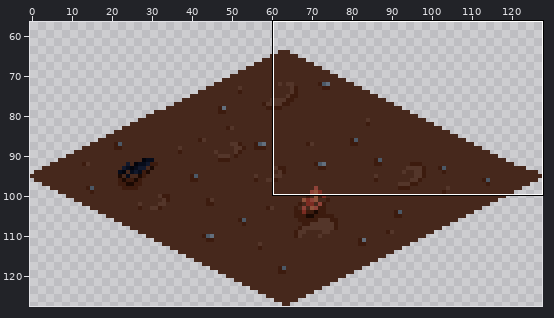
Sprite sheet -- MonoGameCross-PlatformDesktopApplication/Content/CompressedContent/textures/Environment/ground0.png. Above: a wide view before the commit, with the close-up outlined.
Close-up. Earlier state:
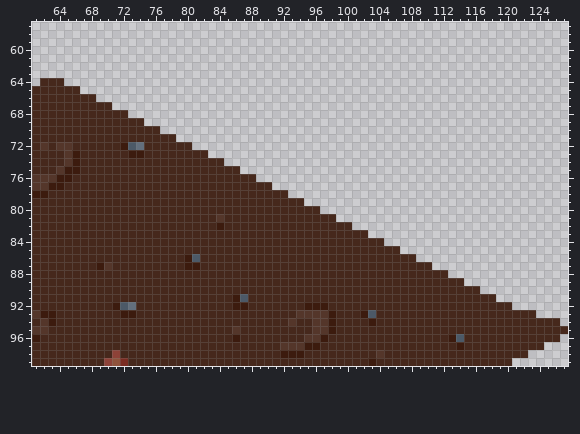
The file is 128x128 pixels. Shown: x 61..127, y 57..99. The wide view leaves out empty margins.
And afterwards:
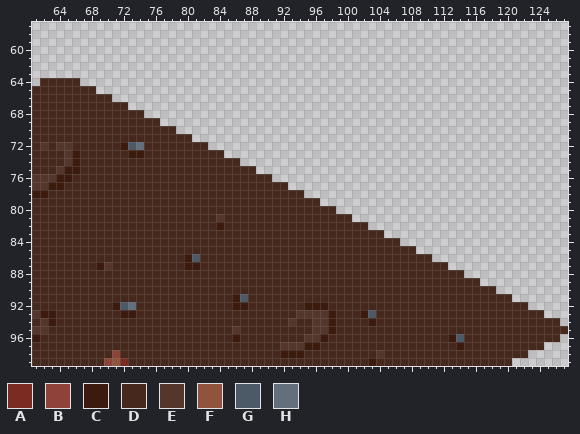
Palette (. is transparent): A #7b2c22  B #8e4238  C #3c1b0e  D #46281c  E #54362a  F #90533c  G #4c5967  H #636f7d
From old to new:
y 64: x 65..66 .. -> DD
y 65: x 67..68 .. -> DD
y 66: x 69..70 .. -> DD
y 67: x 71..72 .. -> DD
y 68: x 73..74 .. -> DD
y 69: x 75..76 .. -> DD
y 70: x 77..78 .. -> DD
y 71: x 79..80 .. -> DD
y 72: x 81..82 .. -> DD
y 73: x 83..84 .. -> DD
y 74: x 85..86 .. -> DD
y 75: x 87..88 .. -> DD
y 76: x 89..90 .. -> DD
y 77: x 91..92 .. -> DD
y 78: x 93..94 .. -> DD
y 79: x 95..96 .. -> DD
y 80: x 97..98 .. -> DD
y 81: x 99..100 .. -> DD
y 82: x 101..102 .. -> DD
y 83: x 103..104 .. -> DD
y 84: x 105..106 .. -> DD
y 85: x 107..108 .. -> DD
y 86: x 109..110 .. -> DD
y 87: x 111..112 .. -> DD
y 88: x 113..114 .. -> DD
y 89: x 115..116 .. -> DD
y 90: x 117..118 .. -> DD
y 91: x 119..120 .. -> DD
y 92: x 121..122 .. -> DD
y 93: x 124 . -> D
